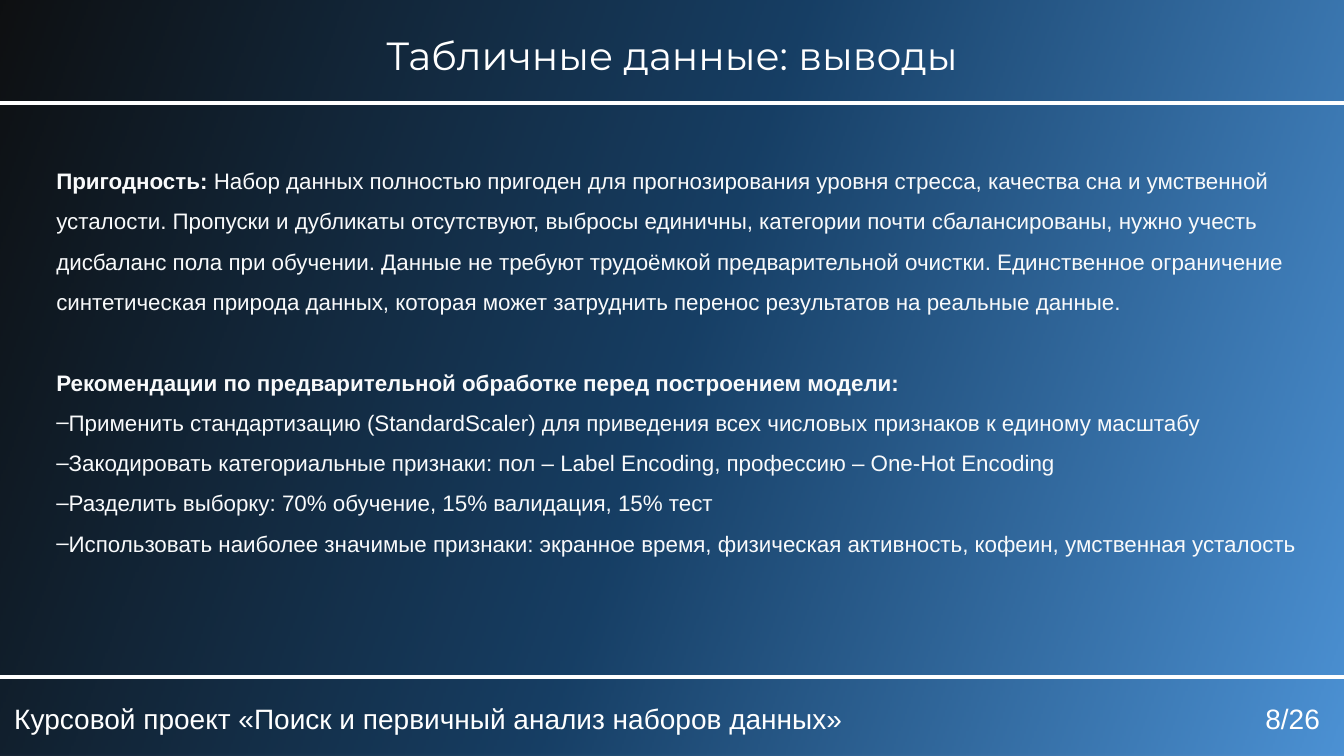
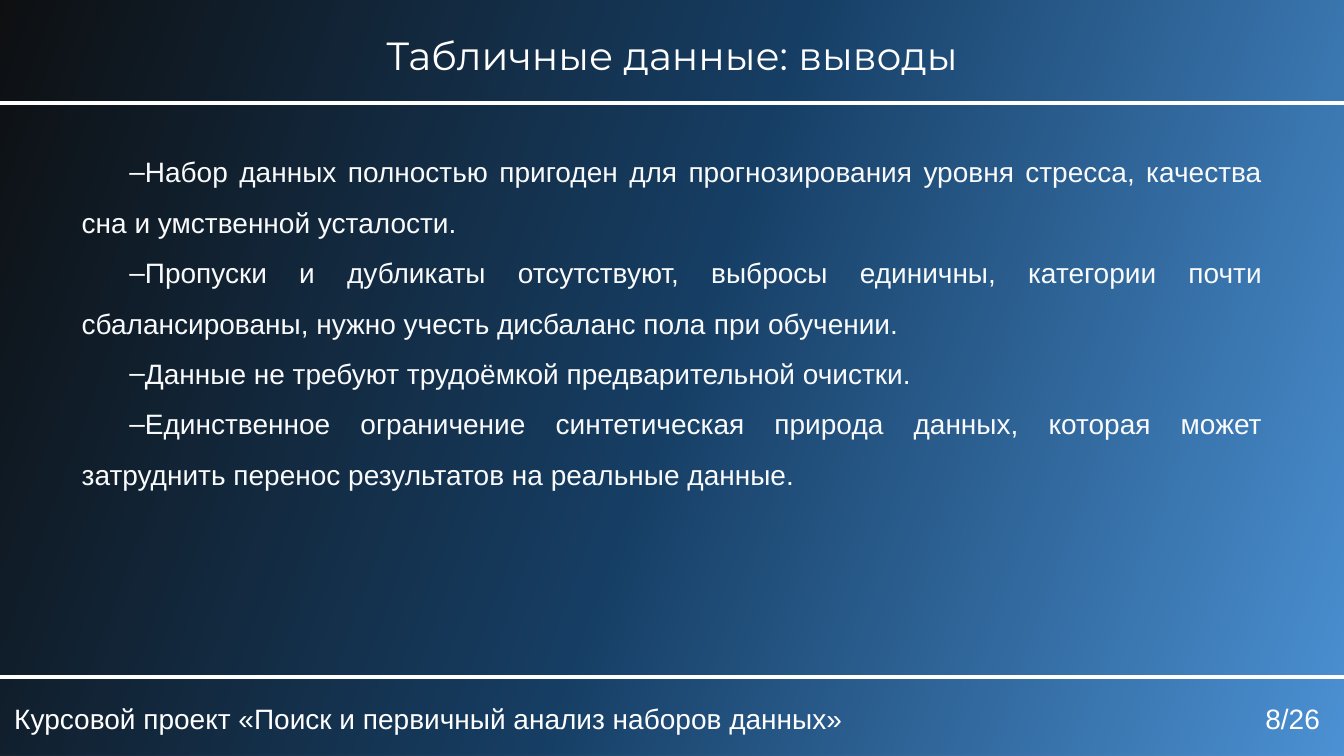
Before and after one commit to KaKTyZV/KYRSOVAIA_RABOTA, a slide deck: slide 8 of БобыкинВА_ЕТ141_курсовой_проект.pptx. Drawn at 1344x756 pixels with LibreOffice and Linux fonts; fonts in the diff are those of the drawing. Boxes give left, top, right and bottom in pixels: in the first picture for what was removed or moved away, otherwise in the second. Text is boxed around its words. In the diff, an @@ line names an element or a change of style, - is before the commit and + after.

```diff
--- a/БобыкинВА_ЕТ141_курсовой_проект.pptx
+++ b/БобыкинВА_ЕТ141_курсовой_проект.pptx
@@ text at bbox=[82, 161, 1261, 490]: text changed; size 16 to 20 pt @@
-Пригодность: Набор данных полностью пригоден для прогнозирования уровня стресса, качества сна и умственной усталости. Пропуски и дубликаты отсутствуют, выбросы единичны, категории почти сбалансированы, нужно учесть дисбаланс пола при обучении. Данные не требуют трудоёмкой предварительной очистки. Единственное ограничение синтетическая природа данных, которая может затруднить перенос результатов на реальные данные.
-Рекомендации по предварительной обработке перед построением модели:
-– Применить стандартизацию (StandardScaler) для приведения всех числовых признаков к единому масштабу
-– Закодировать категориальные признаки: пол – Label Encoding, профессию – One-Hot Encoding
-– Разделить выборку: 70% обучение, 15% валидация, 15% тест
-– Использовать наиболее значимые признаки: экранное время, физическая активность, кофеин, умственная усталость
+  – Набор данных полностью пригоден для прогнозирования уровня стресса, качества сна и умственной усталости.
+  – Пропуски и дубликаты отсутствуют, выбросы единичны, категории почти сбалансированы, нужно учесть дисбаланс пола при обучении.
+  – Данные не требуют трудоёмкой предварительной очистки.
+  – Единственное ограничение синтетическая природа данных, которая может затруднить перенос результатов на реальные данные.
```
Also in this commit, not shown: 30 other slides changed, 4 slides added.
